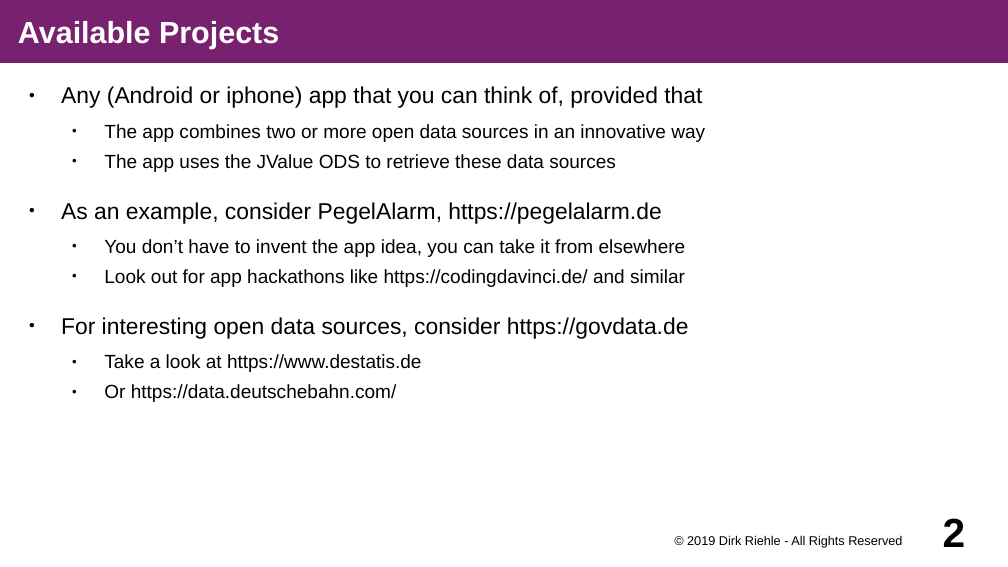
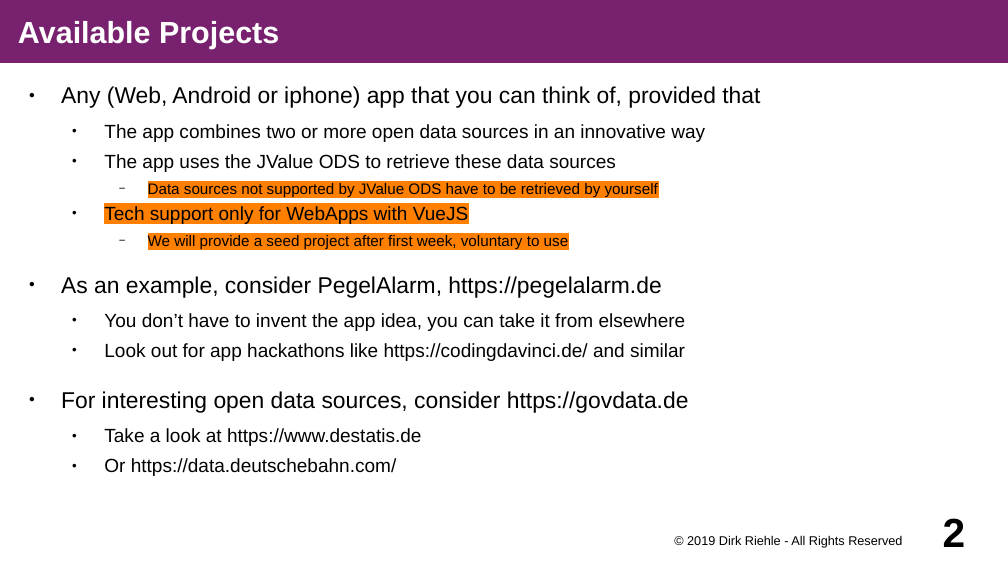
Before and after one commit to dirkriehle/amse-course, a slide deck: slide 2 of Lecture slides/AMSE A03 - Course Projects.odp. Drawn at 1008x567 pixels with LibreOffice and Linux fonts; fonts in the diff are those of the drawing. Boxes give left, top, right and bottom in pixels: in the first picture for what was removed or moved away, otherwise in the second. Text is boxed around its words. In the diff, an @@ line names an element or a change of style, - is before the commit and + after.

```diff
--- a/Lecture slides/AMSE A03 - Course Projects.odp
+++ b/Lecture slides/AMSE A03 - Course Projects.odp
@@ text at (x1=61, y1=86, x2=760, y2=108): text changed @@
-● Any (Android or iphone) app that you can think of, provided that
+● Any (Web, Android or iphone) app that you can think of, provided that
@@ text at (x1=148, y1=183, x2=658, y2=249): paragraphs added @@
+    − Data sources not supported by JValue ODS have to be retrieved by yourself
+  ● Tech support only for WebApps with VueJS
+    − We will provide a seed project after first week, voluntary to use
```
Also in this commit, not shown: 5 other files.
